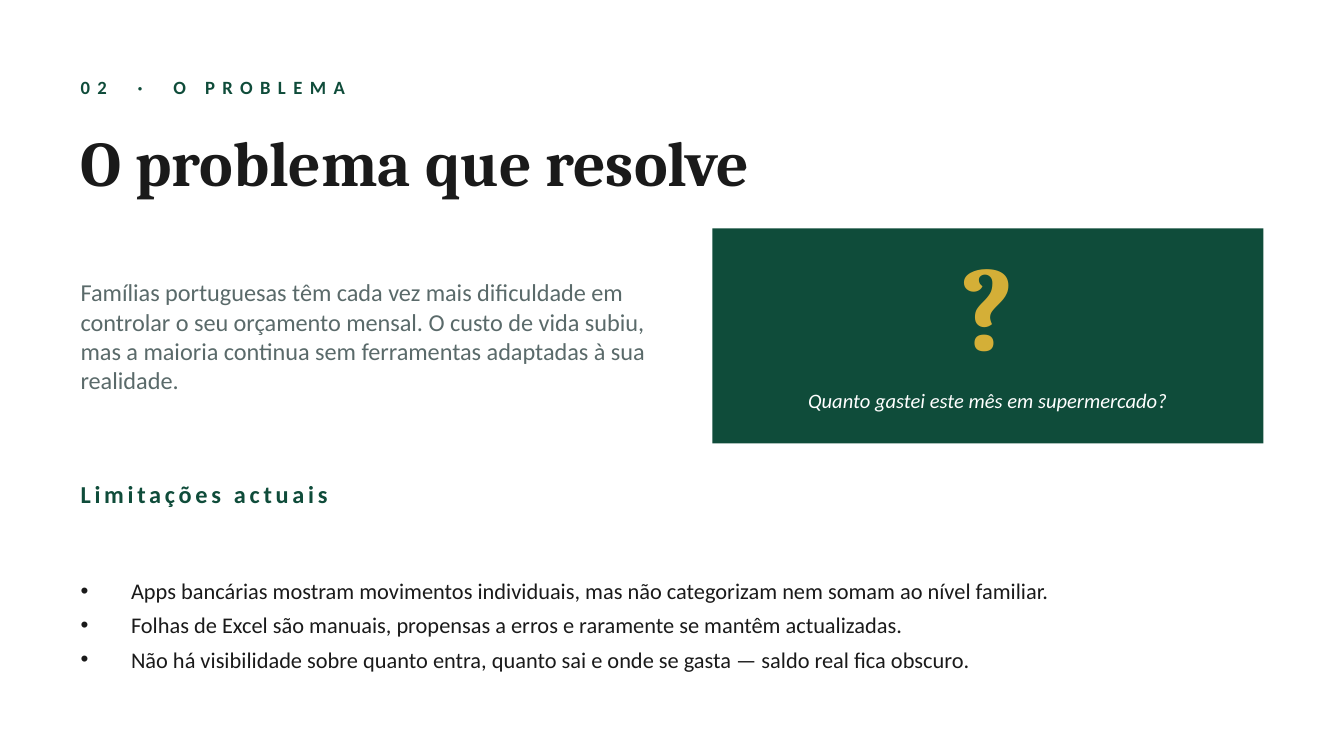
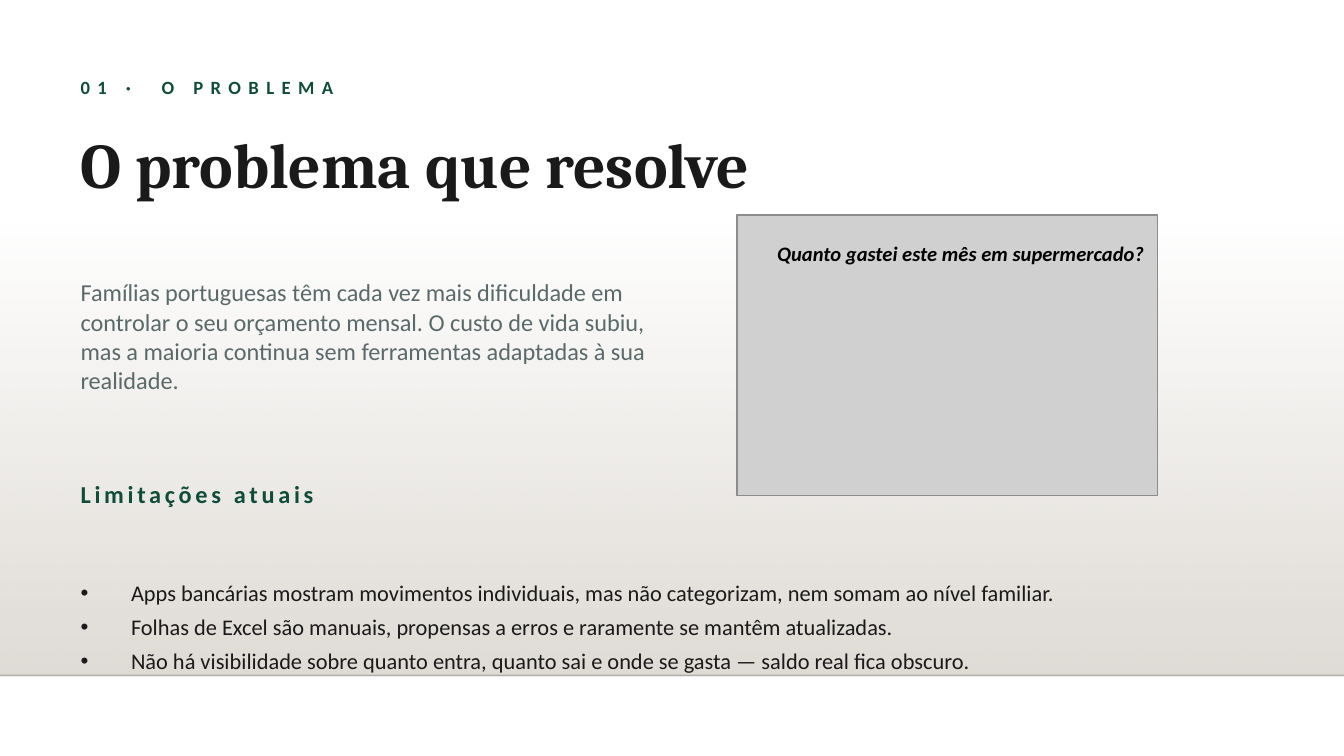
Before and after one commit to alexandreteixeira2025039-source/orcamentos-despesas-tf, a slide deck: slide 2 of docs/Orcamento_Familiar.pptx (slide 3 before the commit). Drawn at 1344x756 pixels with LibreOffice and Linux fonts; fonts in the diff are those of the drawing; grey boxes stand for pictures; background and template pictures are left out. Boxes give left, top, right and bottom in pixels: in the first picture for what was removed or moved away, otherwise in the second. Text is boxed around its words. In the diff, an @@ line names an element or a change of style, - is before the commit and + after.

```diff
--- a/docs/Orcamento_Familiar.pptx
+++ b/docs/Orcamento_Familiar.pptx
@@ text at <box>81,81,333,94</box>: text changed @@
-02 · O PROBLEMA
+01 · O PROBLEMA
@@ rectangle added at <box>0,223,1344,676</box>, fill gradient #DFDBD5 @@
@@ text "Quanto gastei este mês em ...": place and size @@
-text "Quanto gastei este mês em ..." at <box>808,393,1167,412</box>
+text "Quanto gastei este mês em ..." at <box>777,246,1144,265</box>
@@ text "Quanto gastei este mês em ..." at <box>777,246,1144,265</box>: text colour #FFFFFF to #000000, bold on @@
@@ rectangle removed at <box>712,228,1263,444</box> @@
@@ text removed at <box>712,235,1263,370</box> @@
-?
@@ picture added at <box>737,215,1157,496</box> @@
@@ text at <box>81,486,313,507</box>: text changed @@
-Limitações actuais
+Limitações atuais
@@ text at <box>131,585,1053,639</box>: text changed @@
-• Apps bancárias mostram movimentos individuais, mas não categorizam nem somam ao nível familiar.
-• Folhas de Excel são manuais, propensas a erros e raramente se mantêm actualizadas.
+• Apps bancárias mostram movimentos individuais, mas não categorizam, nem somam ao nível familiar.
+• Folhas de Excel são manuais, propensas a erros e raramente se mantêm atualizadas.
@@ line added from (0, 676) to (1344, 676), #000001 1 pt @@
```
Also in this commit, not shown: 3 other slides changed, 2 other files.
